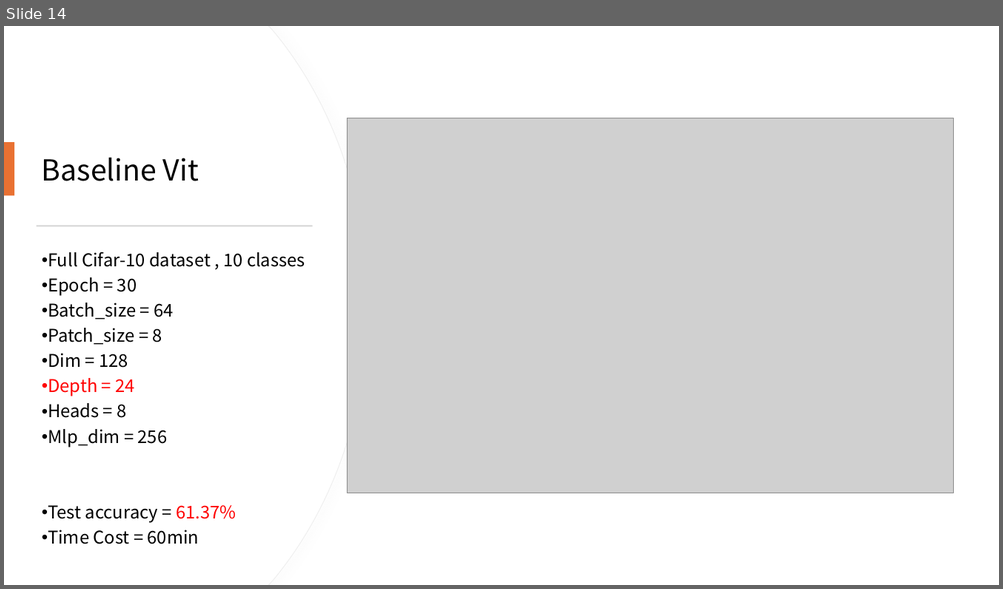
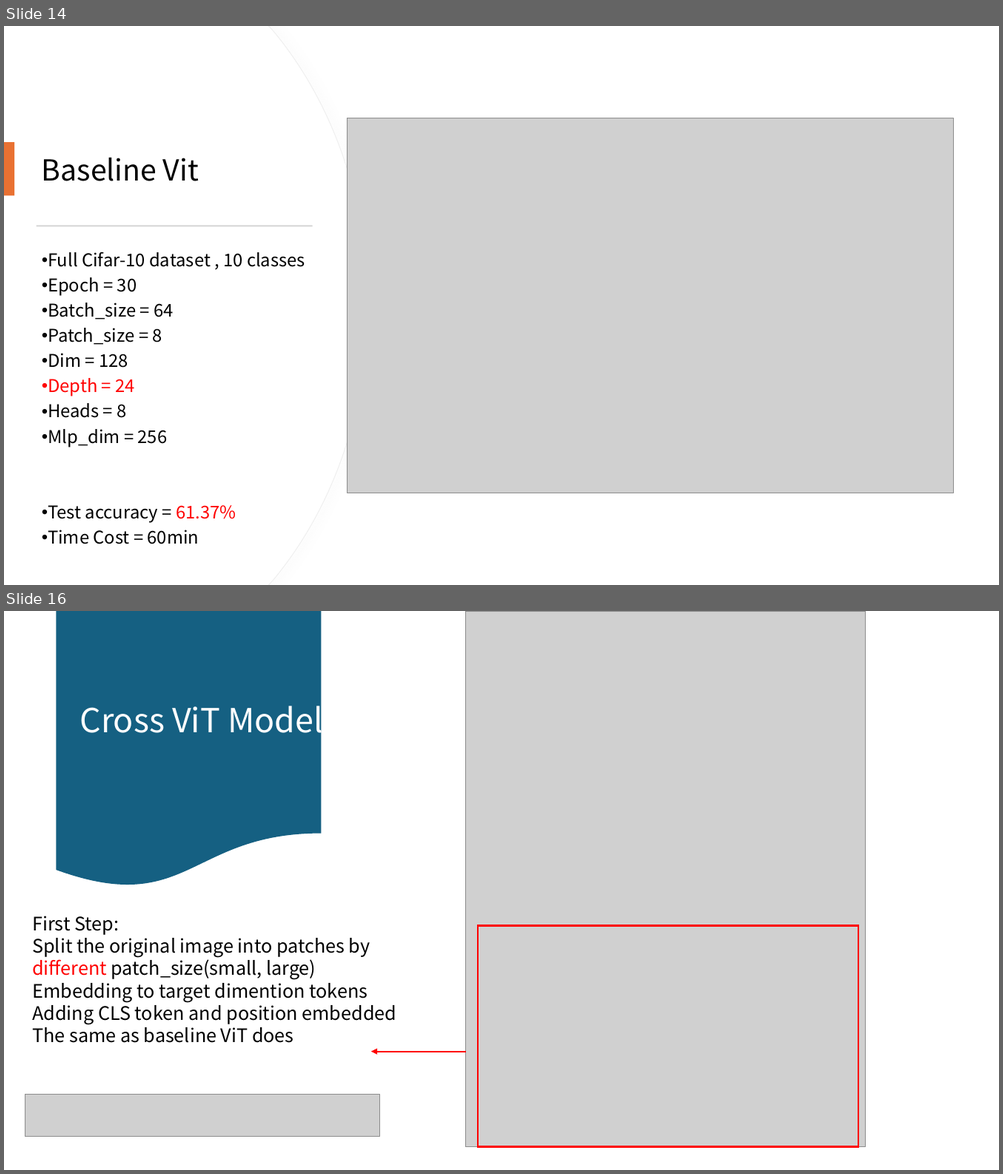
Before and after one commit to 410oldfish/Adv-CV, a slide deck: A1/Report/Vit.pptx. Shown one above the other, each under a label of ours: slide 14 before the commit, slides 14 and 16 after it; the slides between them are not shown. The pictures are 1003x589 and 1003x1174 pixels, drawn with LibreOffice and Linux fonts; fonts in the diff are those of the drawing; grey boxes stand for pictures. Boxes give left, top, right and bottom in pixels: in the first picture for what was removed or moved away, otherwise in the second. Text is boxed around its words. In the diff, an @@ line names an element or a change of style, - is before the commit and + after.

```diff
--- a/A1/Report/Vit.pptx
+++ b/A1/Report/Vit.pptx
@@ slide 16 added at (4,611,999,1170), background #FFFFFF @@
@@ flow chart document added at (57,611,321,889), fill #156082 @@
@@ picture added at (466,611,865,1147) @@
@@ title added at (79,698,323,741), 32 pt, text #FFFFFF @@
+Cross ViT Model
@@ text added at (32,916,397,1043), 18 pt, text #000000 @@
+First Step:
+Split the original image into patches by different patch_size(small, large)
+Embedding to target dimention tokens
+Adding CLS token and position embedded
+The same as baseline ViT does
@@ rectangle added at (478,925,857,1147), outline #FF0000 1.5 pt @@
@@ arrow added from (466, 1052) to (371, 1052), #FF0000 1.5 pt @@
@@ picture added at (25,1094,379,1137) @@
```
Also in this commit, not shown: 1 slide changed, 6 other slides added.
